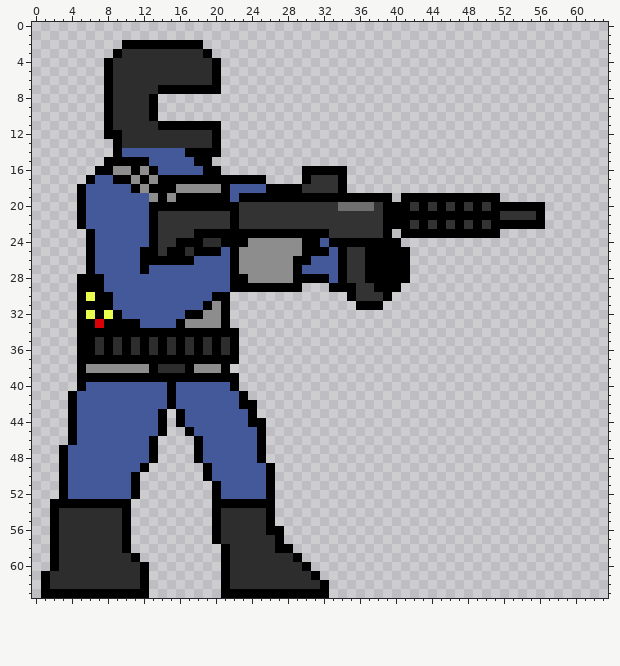
A pixel-art sprite gets an edit: The Project.gmx/sprites/images/spr_operatoridle_0.png. The picture above was drawn from the file before the commit.
The file is 64x64 pixels.
After:
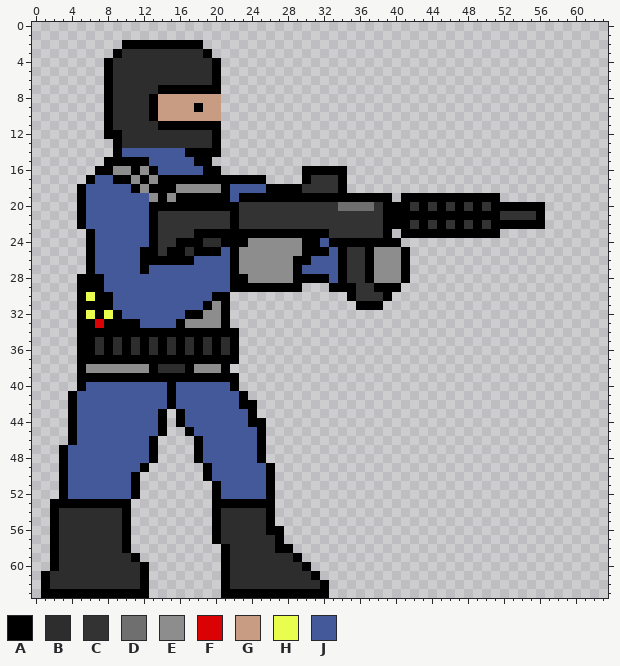
Palette (. is transparent): A #000000  B #2d2d2d  C #333333  D #6f6f6f  E #8d8d8d  F #da0205  G #c89c82  H #e8fd4d  J #435999
Change:
{"y":8,"x":14,"old":".......","new":"GGGGGGG"}
{"y":9,"x":14,"old":".......","new":"GGGGAGG"}
{"y":10,"x":14,"old":".......","new":"GGGGGGG"}
{"y":25,"x":38,"old":"AAA","new":"EEE"}
{"y":26,"x":38,"old":"AAA","new":"EEE"}
{"y":27,"x":38,"old":"AAA","new":"EEE"}
{"y":28,"x":38,"old":"AAA","new":"EEE"}
{"label":"added","picture_box":[158,94,221,121]}
{"label":"changed","picture_box":[374,247,401,283]}
